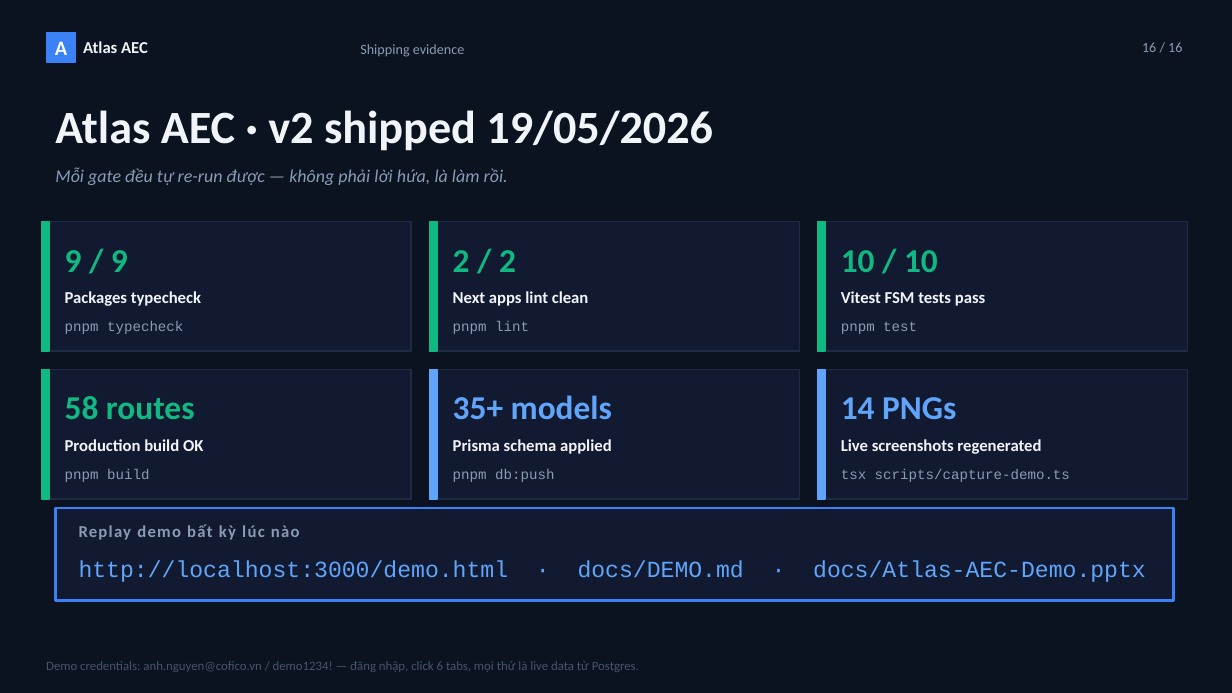
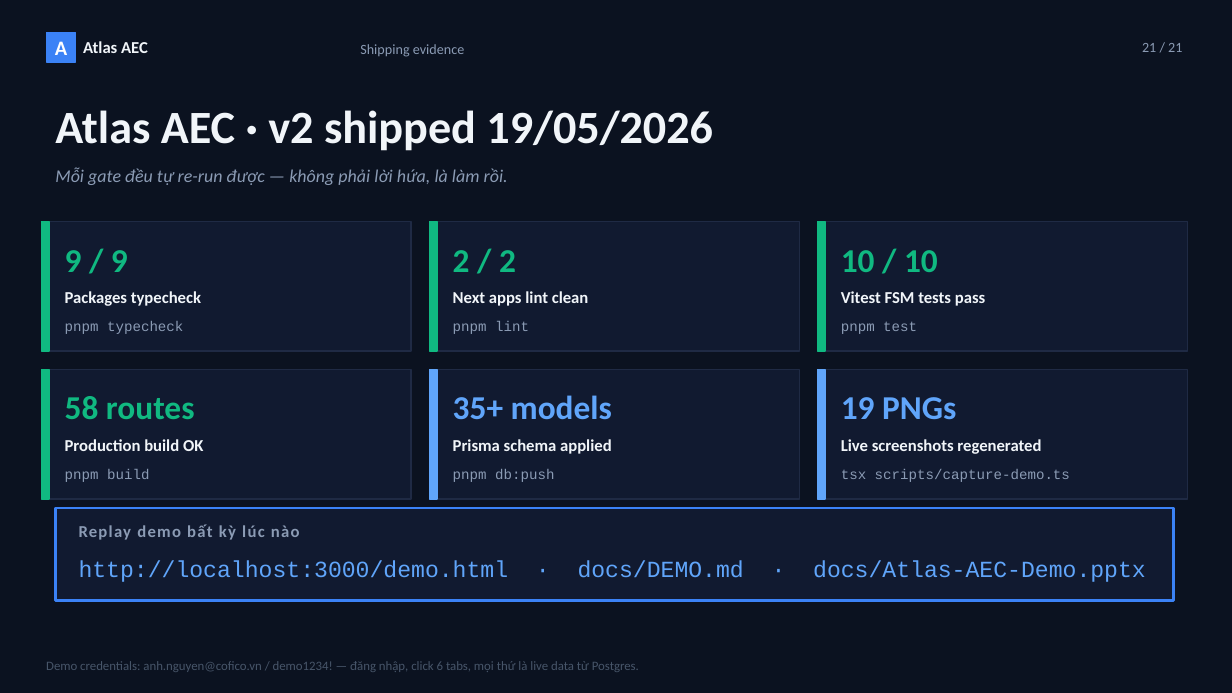
Before and after one commit to BimVisionPlus/WeBIM, a slide deck: slide 21 of docs/Atlas-AEC-Demo.pptx (slide 16 before the commit). Drawn at 1232x693 pixels with LibreOffice and Linux fonts; fonts in the diff are those of the drawing. Boxes give left, top, right and bottom in pixels: in the first picture for what was removed or moved away, otherwise in the second. Text is boxed around its words. In the diff, an @@ line names an element or a change of style, - is before the commit and + after.

```diff
--- a/docs/Atlas-AEC-Demo.pptx
+++ b/docs/Atlas-AEC-Demo.pptx
@@ text at [1142,43,1182,52]: text changed @@
-16 / 16
+21 / 21
@@ text at [841,397,956,420]: text changed @@
-14 PNGs
+19 PNGs
```
Also in this commit, not shown: 14 other slides changed, 5 slides added, 24 other files.
